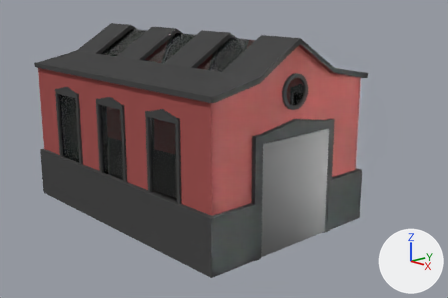
The Blender file 03-Scenes/außenszene.blend, before and after one commit.
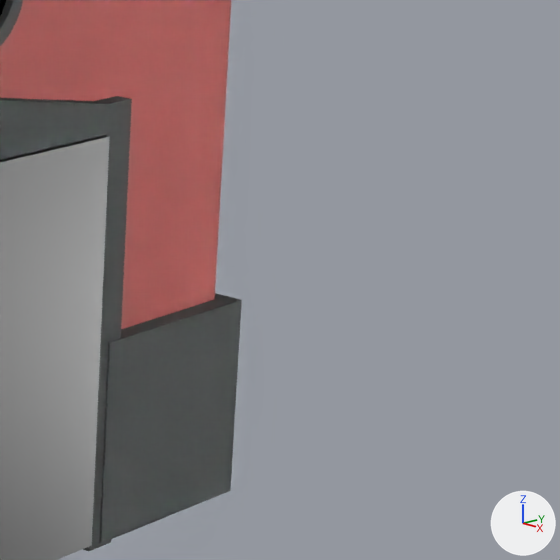
There are two pictures of each version: one from a camera (50 mm lens) standing at (6.43, -8.6, 5.58) and looking at (-5.45, 2.24, 1.36), one close up on the part from 67% to 99% of the width and 32% to 79% of the height. Every picture has the same lights, and +X, +Y and +Z are marked at lower right.

Objects in the first close-up: 'Fabrikgebäude'.
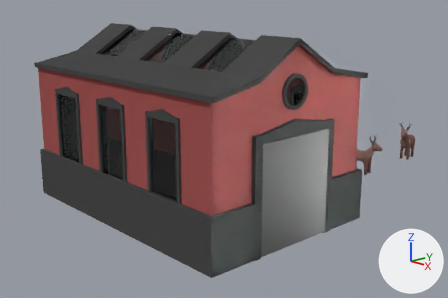
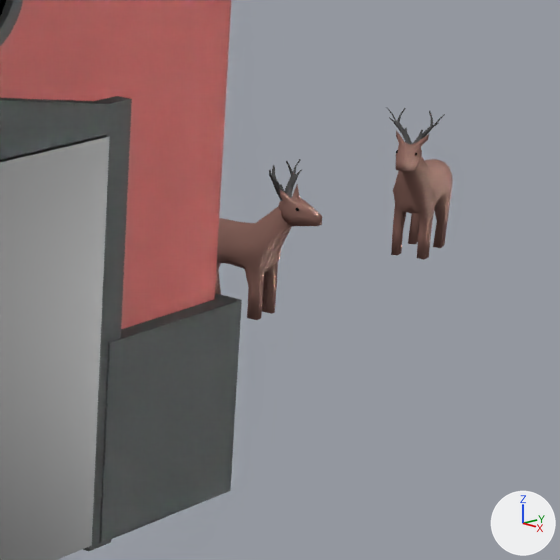
The change, as a list of edits to the scene's bpy script:
```text
Add mat_auge:
    mat_auge = bpy.data.materials.new('Auge')
    mat_auge.use_nodes = True; mat_auge.node_tree.nodes.clear()
    _N = mat_auge.node_tree.nodes; _L = mat_auge.node_tree.links
    n0 = _N.new('ShaderNodeOutputMaterial'); n0.name = 'Material Output'
    n1 = _N.new('ShaderNodeBsdfAnisotropic'); n1.name = 'Glossy BSDF'
    n1.distribution = 'BECKMANN'
    n1.inputs[0].default_value = (0.0147, 0.0147, 0.0147, 1.0)  # 'Color', black #202020
    n1.inputs[1].default_value = 0.0  # 'Roughness'
    _L.new(n1.outputs[0], n0.inputs[0])  # 'BSDF' to 'Surface'
Add mat_geweih:
    mat_geweih = diffuse_material('Geweih')
    mat_geweih.base_color = (0.0835, 0.0835, 0.0835)  # dark grey #525252
Add mat_fell:
    mat_fell = diffuse_material('Fell')
    mat_fell.base_color = (0.227, 0.122, 0.102)  # brown #83625a
Add me_cube_001:
    me_cube_001.from_pydata(...)  # 193 vertices, 190 faces; spans x 0.0..2.59, y -2.51..1.58, z -1.16..3.91
    # faces by material slot: [22, 40, 128]
    me_cube_001.materials.append(mat_fell)  # brown #83625a
    me_cube_001.materials.append(mat_geweih)  # dark grey #525252
    me_cube_001.materials.append(mat_auge)
Add me_cube_1:
    me_cube_1.from_pydata(...)  # 77 vertices, 68 faces; spans x 0.0..1.06, y -2.87..2.15, z -3.33..2.47
    me_cube_1.polygons.foreach_set('use_smooth', [True] * 68)
    me_cube_1.materials.append(mat_fell)  # brown #83625a
Add col_rentier:
    col_rentier = bpy.data.collections.new('Rentier')
    col_rentier.objects.link(ob_kopf)
    col_rentier.objects.link(ob_körper)
Add ob_rentier:
    ob_rentier = bpy.data.objects.new('Rentier', None)
    ob_rentier.location = (-2.34, 6.184, 1.025)
    ob_rentier.rotation_euler = (0.0, 0.0, 0.267)  # degrees (0, 0, 15)
    ob_rentier.scale = (0.14, 0.14, 0.14)
    ob_rentier.show_instancer_for_render = False
    ob_rentier.instance_type = 'COLLECTION'
    ob_rentier.instance_collection = col_rentier
Add ob_kopf:
    ob_kopf = bpy.data.objects.new('Kopf', me_cube_001)
    ob_kopf.location = (0.0, -2.903, 5.378)
    ob_kopf.scale = (0.542, 0.542, 0.542)
    _m = ob_kopf.modifiers.new('Mirror', 'MIRROR')
Add ob_körper:
    ob_körper = bpy.data.objects.new('Körper', me_cube_1)
    ob_körper.location = (0.0, 0.0, 3.331)
    _m = ob_körper.modifiers.new('Mirror', 'MIRROR')
    _m.use_clip = True
Add ob_rentier_001:
    ob_rentier_001 = bpy.data.objects.new('Rentier.001', None)
    ob_rentier_001.location = (-2.737, 4.593, 0.83)
    ob_rentier_001.rotation_euler = (0.0, 0.0, 1.662)  # degrees (0, 0, 95)
    ob_rentier_001.scale = (0.14, 0.14, 0.14)
    ob_rentier_001.show_instancer_for_render = False
    ob_rentier_001.instance_type = 'COLLECTION'
    ob_rentier_001.instance_collection = col_rentier
```

Pixel boxes [x1, y1, x2, y2] of what changed, in the close-ups (560 x 560 px):
'Rentier.001', added
    after: [215, 159, 322, 320]
'Rentier', added
    after: [386, 107, 453, 260]
